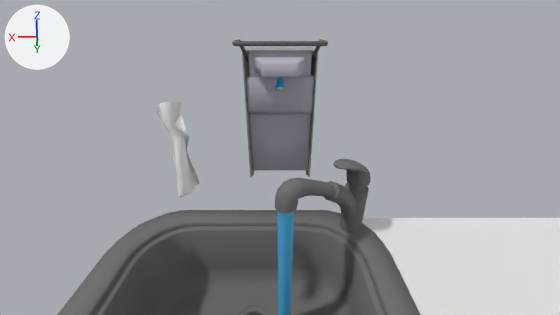
What one commit did to the Blender file blend/characters/armsRawAnimation3_Scenes_CleaningTracheaInnerCannula_SQ4_NearSink.blend.
Before and after are seen from the file's camera 'Camera'. Arrows for +X, +Y and +Z are at upper left; the lights stay in place.

The first picture shows 'Circle.001', 'Plane', 'Plane.022', 'Tap.001', 'clothInHand_proxy.001', 'soap_dispenser', 'soap_dispenser.001'.
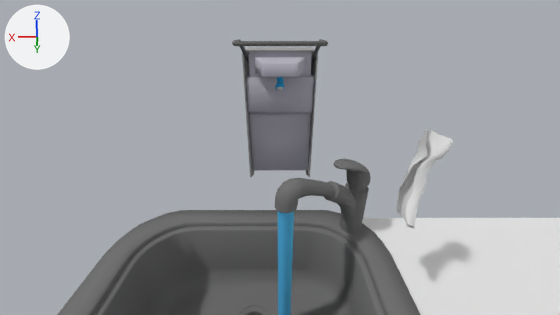
Where the change shows, as pixel boxes (x1, y1, x2, y2) in the pictures (560 x 315 px):
'clothInHand_proxy.001', moved, turned: before (155, 101, 199, 197); after (396, 128, 453, 228)

What changed in the scene script:
```text
Change ob_clothinhand_proxy_001:
    ob_clothinhand_proxy_001.location: (0.192, -0.402, 1.443) -> (-0.252, -0.365, 1.404)
    ob_clothinhand_proxy_001.rotation_euler: (1.459, 0.929, -1.035) -> (1.046, 0.492, 2.018)  # degrees (84, 53, -59) -> degrees (60, 28, 116)
```
